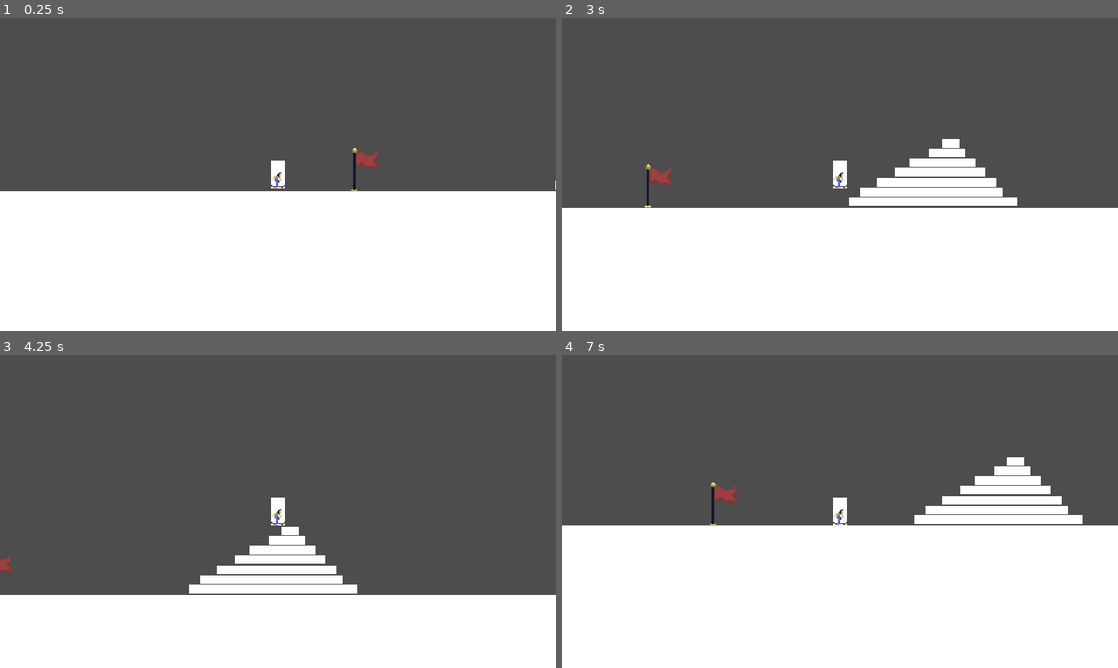
Above: before the commit, frames 1-4 (two rows, left to right).
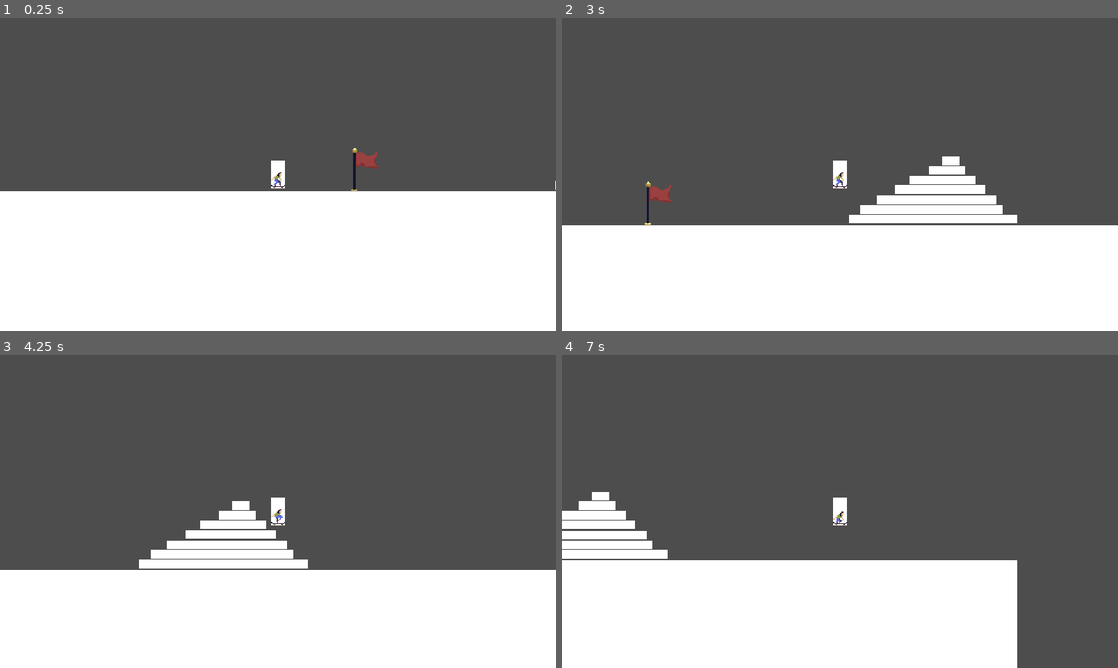
Above: after the commit, the same moments.

Repository: Minipeps/SpeedJam-8
Game: Godot game, scene res://2D/TestPlayerLevel.tscn
Two runs of this game, one before a commit and one after it. Both use one fixed random seed, a clock stepped at 60 frames per second and the inputs below. This scene is started directly instead of the project's main scene.
Inputs (mouse positions are in pixels of both pictures, inside the frame that each line leads up to):
- Up to frame 1 (0.25 s): no input
- Up to frame 2 (3 s): tap Enter (ui_accept) at 0.5, 0.77, 1.52 s; move the mouse to (962, 158) at 0.52 s; hold Right (player_move_right) 0.53-1.28 s; tap C (display_end_screen_lose) at 0.6, 2.1 s; move the mouse to (728, 190) at 1.27 s; hold Down (player_move_down) 1.28-2.03 s; tap X (display_end_screen_win) at 1.35, 2.85 s; move the mouse to (895, 105) at 2.02 s; hold Right (player_move_right) 2.03-2.78 s; move the mouse to (812, 237) at 2.77 s; hold Up (player_move_up) from 2.78 s (still down)
- Up to frame 3 (4.25 s): tap Enter (ui_accept) at 3.02, 3.77 s; move the mouse to (444, 558) at 3.52 s; release Up (player_move_up) at 3.53 s; hold Left (player_move_left) from 3.53 s (still down); tap C (display_end_screen_lose) at 3.6 s
- Up to frame 4 (7 s): move the mouse to (673, 464) at 4.27 s; tap X (display_end_screen_win) at 4.35, 5.85 s; tap Enter (ui_accept) at 4.52, 6.02, 6.77 s; move the mouse to (867, 511) at 5.02 s; release Left (player_move_left) at 5.03 s; hold Down (player_move_down) 5.03-5.78 s; tap C (display_end_screen_lose) at 5.1, 6.6 s; move the mouse to (756, 433) at 5.77 s; hold Right (player_move_right) 5.78-6.53 s; move the mouse to (962, 495) at 6.52 s; hold Up (player_move_up) from 6.53 s (still down)

The runs differ from the first frame. In frame 1, less than 0.1% of the frame differs, in the area x 49-51%, y 52-55%; in frame 2, 6.6%; in frame 3, 9.4%; in frame 4, 20%, in the area x 0-100%, y 32-100%.

Commit message:
added animations to code

Diff:
--- a/2D/Player/Player2D.tscn
+++ b/2D/Player/Player2D.tscn
@@ -44,14 +44,6 @@
 atlas = ExtResource("4_4xa6s")
 region = Rect2(48, 0, 16, 32)
 
-[sub_resource type="AtlasTexture" id="AtlasTexture_b4uid"]
-atlas = ExtResource("4_4xa6s")
-region = Rect2(64, 0, 16, 32)
-
-[sub_resource type="AtlasTexture" id="AtlasTexture_wwwuh"]
-atlas = ExtResource("4_4xa6s")
-region = Rect2(80, 0, 16, 32)
-
 [sub_resource type="AtlasTexture" id="AtlasTexture_epecw"]
 atlas = ExtResource("5_nqwwa")
 region = Rect2(0, 0, 16, 32)
@@ -121,6 +113,11 @@
 "name": &"default",
 "speed": 5.0
 }, {
+"frames": [],
+"loop": true,
+"name": &"falling",
+"speed": 5.0
+}, {
 "frames": [{
 "duration": 1.0,
 "texture": SubResource("AtlasTexture_8ry5r")
@@ -133,14 +130,8 @@
 }, {
 "duration": 1.0,
 "texture": SubResource("AtlasTexture_5dj60")
-}, {
-"duration": 1.0,
-"texture": SubResource("AtlasTexture_b4uid")
-}, {
-"duration": 1.0,
-"texture": SubResource("AtlasTexture_wwwuh")
-}],
-"loop": true,
+}],
+"loop": false,
 "name": &"jumping",
 "speed": 5.0
 }, {
@@ -206,4 +197,4 @@
 [node name="AnimatedSprite2D" type="AnimatedSprite2D" parent="."]
 texture_filter = 1
 sprite_frames = SubResource("SpriteFrames_glvm2")
-animation = &"kick"
+animation = &"jumping"
--- a/2D/Player/player2D.gd
+++ b/2D/Player/player2D.gd
@@ -1,7 +1,7 @@
 extends CharacterBody2D
 
 const SPEED = 200.0
-const JUMP_VELOCITY = 200
+const JUMP_VELOCITY = 300
 const FRICTION = 0.2
 
 # Get the gravity from the project settings to be synced with RigidBody nodes.
@@ -14,6 +14,7 @@
 	JUMPING,
 	KICKING,
 	ROLLING,
+	FALLING,
 	DEAD
 }
 var currentState: State
@@ -36,6 +37,8 @@
 
 	# Do not update player velocity if we are not on the floor
 	if not is_on_floor():
+		if self.velocity.y >= 0:
+			_change_state(State.FALLING)
 		move_and_slide()
 		return
 
@@ -45,7 +48,6 @@
 		_change_state(State.JUMPING)
 		move_and_slide()
 		return
-
 	# Accelerate/deccelerate on slopes
 	var floor_normal = get_floor_normal()
 	if abs(floor_normal.x) > 1e-3:
@@ -89,20 +91,31 @@
 		_on_kicking_state_entered()
 	elif newState == State.ROLLING:
 		_on_rolling_state_entered()
+	elif newState == State.FALLING:
+		_on_falling_state_entered()
 	elif newState == State.DEAD:
 		_on_dead_state_entered()
 
 func _on_idle_state_entered():
+	animatedSprite.play("idle")
 	pass
 
 func _on_jumping_state_entered():
+	animatedSprite.play("jumping")
+	pass
+
+func _on_falling_state_entered():
+	animatedSprite.play("falling")
 	pass
 
 func _on_kicking_state_entered():
+	animatedSprite.play("kick")
 	pass
 
 func _on_rolling_state_entered():
+	animatedSprite.play("rolling")
 	pass
 
 func _on_dead_state_entered():
+	animatedSprite.play("death")
 	pass
Not shown: 1 places in 2D/Player/Player2D.tscn that only renumber resources
